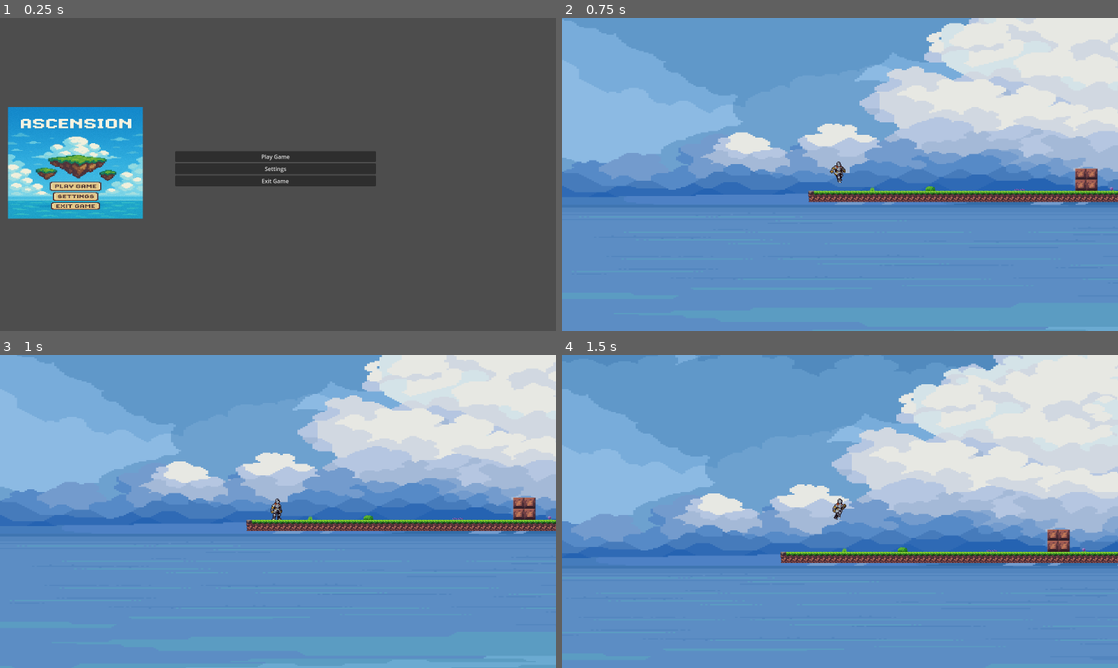
Above: before the commit, frames 1-4 (two rows, left to right).
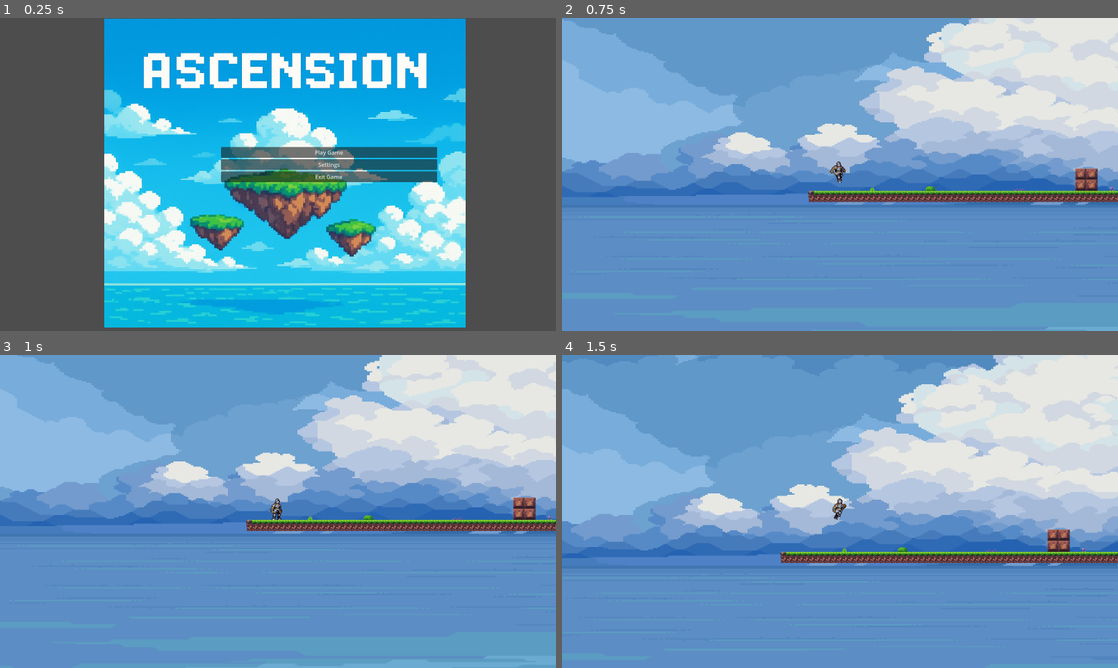
Above: after the commit, the same moments.

Repository: Lotarakuita/ASCENSION
Game: Godot game, scene res://scenes/main_menu.tscn
Two runs of this game, one before a commit and one after it. Both use one fixed random seed, a clock stepped at 60 frames per second and the inputs below.
Inputs:
- Up to frame 1 (0.25 s): no input
- Up to frame 2 (0.75 s): click "Play Game" at 0.5 s
- Up to frame 3 (1 s): no input
- Up to frame 4 (1.5 s): tap Enter (ui_accept) at 1.25 s; hold D (ui_right) from 1.28 s (still down)

The runs differ from the first frame. In frame 1, 69% of the frame differs, in the area x 1-84%, y 0-99%; in frame 2, nothing differs; in frame 3, nothing differs; in frame 4, nothing differs.

Commit message:
remaking the Title Screen

Diff:
--- /dev/null
+++ b/main_menu.tscn
@@ -0,0 +1,71 @@
+[gd_scene load_steps=2 format=3 uid="uid://cfeuhk1t44ihh"]
+
+[sub_resource type="StyleBoxFlat" id="StyleBoxFlat_rhts7"]
+bg_color = Color(0.886275, 0.772549, 0.52549, 1)
+corner_radius_top_left = 8
+corner_radius_top_right = 8
+corner_radius_bottom_right = 8
+corner_radius_bottom_left = 8
+shadow_color = Color(0.165656, 0.165656, 0.165656, 0.6)
+shadow_size = 5
+
+[node name="Control" type="Control"]
+layout_mode = 3
+anchors_preset = 15
+anchor_right = 1.0
+anchor_bottom = 1.0
+grow_horizontal = 2
+grow_vertical = 2
+
+[node name="Button" type="Button" parent="."]
+layout_mode = 1
+anchors_preset = 8
+anchor_left = 0.5
+anchor_top = 0.5
+anchor_right = 0.5
+anchor_bottom = 0.5
+offset_left = -62.0
+offset_top = -16.5
+offset_right = 62.0
+offset_bottom = 16.5
+grow_horizontal = 2
+grow_vertical = 2
+theme_override_colors/font_color = Color(0.345098, 0.254902, 0.227451, 1)
+theme_override_font_sizes/font_size = 20
+theme_override_styles/normal = SubResource("StyleBoxFlat_rhts7")
+text = "Start Game"
+
+[node name="Button2" type="Button" parent="."]
+layout_mode = 1
+anchors_preset = 8
+anchor_left = 0.5
+anchor_top = 0.5
+anchor_right = 0.5
+anchor_bottom = 0.5
+offset_left = -62.0
+offset_top = 23.0
+offset_right = 62.0
+offset_bottom = 56.0
+grow_horizontal = 2
+grow_vertical = 2
+theme_override_colors/font_color = Color(0.345098, 0.254902, 0.227451, 1)
+theme_override_font_sizes/font_size = 20
+theme_override_styles/normal = SubResource("StyleBoxFlat_rhts7")
+
+[node name="Button3" type="Button" parent="."]
+layout_mode = 1
+anchors_preset = 8
+anchor_left = 0.5
+anchor_top = 0.5
+anchor_right = 0.5
+anchor_bottom = 0.5
+offset_left = -63.0
+offset_top = 63.0
+offset_right = 61.0
+offset_bottom = 96.0
+grow_horizontal = 2
+grow_vertical = 2
+theme_override_colors/font_color = Color(0.345098, 0.254902, 0.227451, 1)
+theme_override_font_sizes/font_size = 20
+theme_override_styles/normal = SubResource("StyleBoxFlat_rhts7")
+text = "Exit Game"
--- a/scenes/main_menu.tscn
+++ b/scenes/main_menu.tscn
@@ -1,17 +1,17 @@
 [gd_scene load_steps=3 format=3 uid="uid://dnxs7mvc2kk6h"]
 
 [ext_resource type="Script" uid="uid://ch58ntsaebqpa" path="res://scripts/main_menu.gd" id="1_l6cm7"]
-[ext_resource type="Texture2D" uid="uid://dcdt7yll7wubp" path="res://World Design/Ocean/Ocean_1/ChatGPT Image Jul 25, 2025, 12_11_06 PM.png" id="2_ekxnf"]
+[ext_resource type="Texture2D" uid="uid://dkp6p6bnnnpkn" path="res://World Design/ChatGPT Image Jul 23, 2025, 09_13_55 AM.png" id="2_ekxnf"]
 
 [node name="main_menu" type="Control"]
 layout_mode = 3
 anchors_preset = 15
 anchor_right = 1.0
 anchor_bottom = 1.0
-offset_left = 3.0
-offset_top = 383.0
-offset_right = -1329.0
-offset_bottom = -412.0
+offset_left = 135.0
+offset_top = 397.0
+offset_right = -1197.0
+offset_bottom = -398.0
 grow_horizontal = 2
 grow_vertical = 2
 script = ExtResource("1_l6cm7")
@@ -19,11 +19,13 @@
 [node name="MarginContainer" type="MarginContainer" parent="."]
 layout_mode = 0
 offset_left = 501.0
-offset_right = 1079.0
+offset_top = -51.0
+offset_right = 1123.0
 offset_bottom = 101.0
 
 [node name="VBoxContainer" type="VBoxContainer" parent="MarginContainer"]
 layout_mode = 2
+size_flags_vertical = 4
 
 [node name="Play" type="Button" parent="MarginContainer/VBoxContainer"]
 layout_mode = 2
@@ -41,8 +43,8 @@
 
 [node name="Sprite2D" type="Sprite2D" parent="Node2D"]
 z_index = -4096
-position = Vector2(214.25, 33.5)
-scale = Vector2(0.378418, 0.208984)
+position = Vector2(685, 49.25)
+scale = Vector2(1.01562, 0.867676)
 texture = ExtResource("2_ekxnf")
 
 [connection signal="pressed" from="MarginContainer/VBoxContainer/Play" to="." method="_on_play_pressed"]
Binary file added: Character Animations/ChatGPT Image Jul 25, 2025, 12_11_06 PM eg.png
Not shown, added: Character Animations/ChatGPT Image Jul 25, 2025, 12_11_06 PM eg.png.import
Binary file added: Character Animations/ChatGPT Image Jul 25, 2025, 12_11_06 PM s.png
Not shown, added: Character Animations/ChatGPT Image Jul 25, 2025, 12_11_06 PM s.png.import
Binary file added: Character Animations/ChatGPT Image Jul 25, 2025, 12_11_06 PM sg.png
Not shown, added: Character Animations/ChatGPT Image Jul 25, 2025, 12_11_06 PM sg.png.import
Binary file added: World Design/ChatGPT Image Jul 23, 2025, 09_13_55 AM.png
Not shown, added: World Design/ChatGPT Image Jul 23, 2025, 09_13_55 AM.png.import
